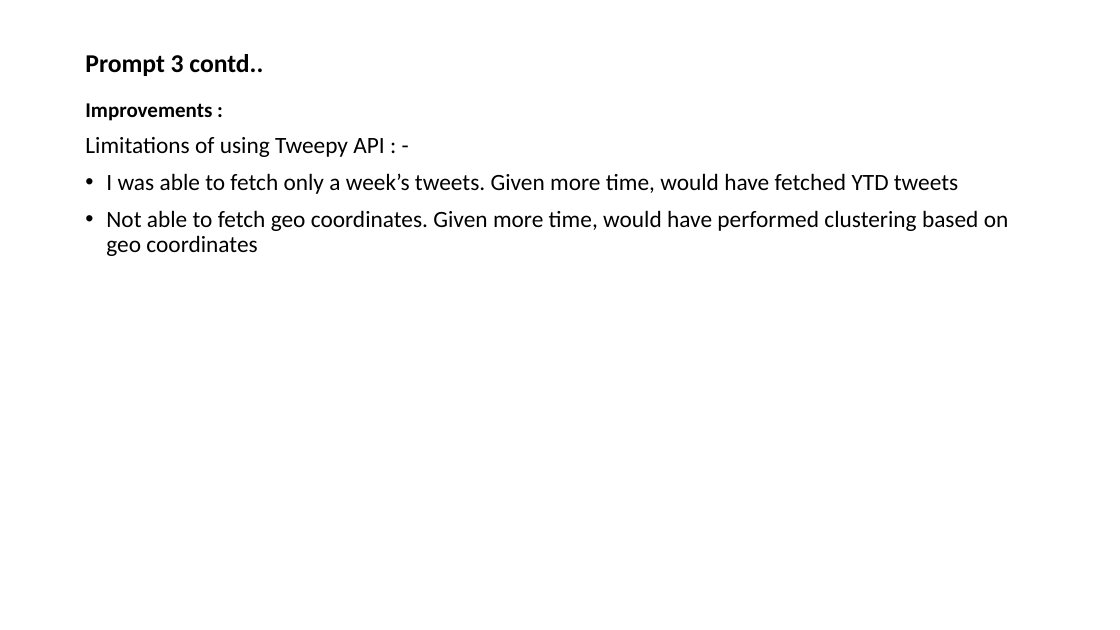
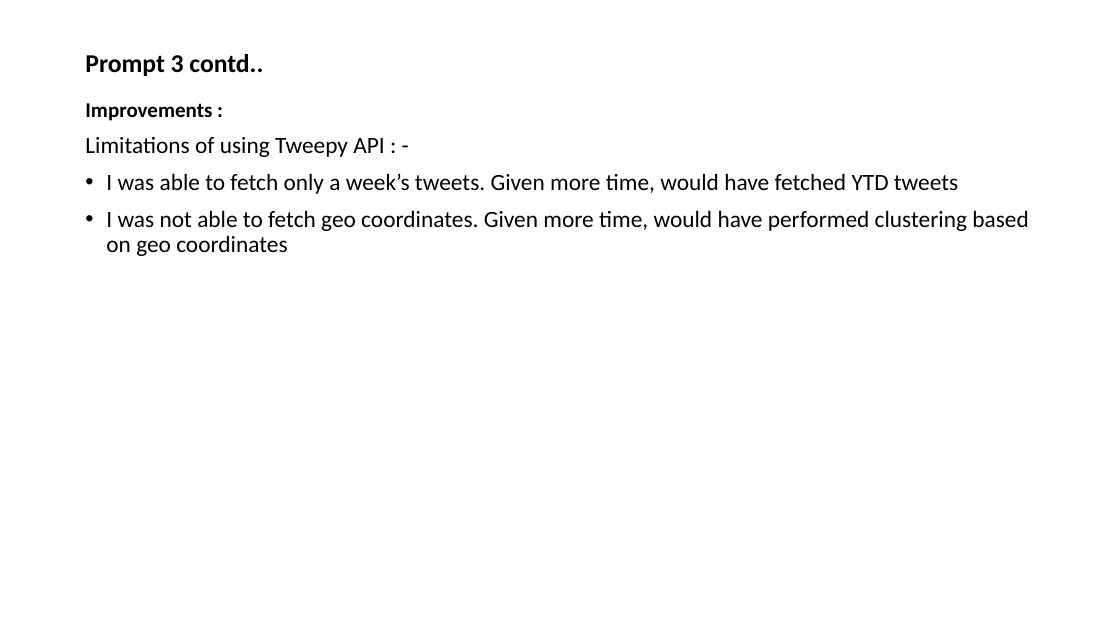
Before and after one commit to swarna-rk/NFTs, a slide deck: slide 6 of Swarna_NFT_ANALYTICS_SKILLS_TEST_03.pptx. Drawn at 1120x630 pixels with LibreOffice and Linux fonts; fonts in the diff are those of the drawing. Boxes give left, top, right and bottom in pixels: in the first picture for what was removed or moved away, otherwise in the second. Text is boxed around its words. In the diff, an @@ line names an element or a change of style, - is before the commit and + after.

```diff
--- a/Swarna_NFT_ANALYTICS_SKILLS_TEST_03.pptx
+++ b/Swarna_NFT_ANALYTICS_SKILLS_TEST_03.pptx
@@ text at box(106, 210, 1029, 256): text changed @@
-• Not able to fetch geo coordinates. Given more time, would have performed clustering based on geo coordinates
+• I was not able to fetch geo coordinates. Given more time, would have performed clustering based on geo coordinates
```
Also in this commit, not shown: 1 other slide changed.
